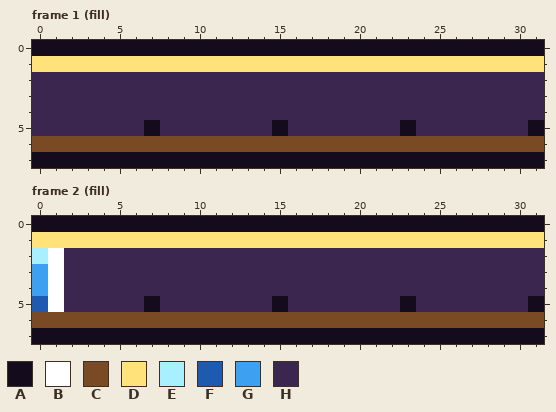
A pixel-art file gets an edit: projects/007_survivors/art/hud_xp.aseprite. That is the earlier state.
32x8 pixels, 17 frames. Shown: frame 1 (fill), frame 2 (fill). The commit also changed other frames, which this record leaves out.
Palette (. is transparent): A #140c1c  B #ffffff  C #7a4a24  D #ffe27a  E #a8f0ff  F #1e5ab0  G #3ea0f0  H #3b2650
Pixels before, frame 1 (fill), first column x 0:
0 AAAAAAAAAAAAAAAAAAAAAAAAAAAAAAAA
1 DDDDDDDDDDDDDDDDDDDDDDDDDDDDDDDD
2 HHHHHHHHHHHHHHHHHHHHHHHHHHHHHHHH
3 HHHHHHHHHHHHHHHHHHHHHHHHHHHHHHHH
4 HHHHHHHHHHHHHHHHHHHHHHHHHHHHHHHH
5 HHHHHHHAHHHHHHHAHHHHHHHAHHHHHHHA
6 CCCCCCCCCCCCCCCCCCCCCCCCCCCCCCCC
7 AAAAAAAAAAAAAAAAAAAAAAAAAAAAAAAA
Pixels before, frame 2 (fill), first column x 0:
0 AAAAAAAAAAAAAAAAAAAAAAAAAAAAAAAA
1 DDDDDDDDDDDDDDDDDDDDDDDDDDDDDDDD
2 EBHHHHHHHHHHHHHHHHHHHHHHHHHHHHHH
3 GBHHHHHHHHHHHHHHHHHHHHHHHHHHHHHH
4 GBHHHHHHHHHHHHHHHHHHHHHHHHHHHHHH
5 FBHHHHHAHHHHHHHAHHHHHHHAHHHHHHHA
6 CCCCCCCCCCCCCCCCCCCCCCCCCCCCCCCC
7 AAAAAAAAAAAAAAAAAAAAAAAAAAAAAAAA
After the commit:
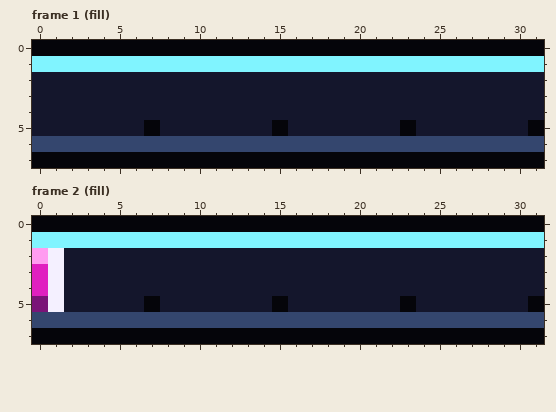
Diff:
colour A: #140c1c -> #05050a
colour B: #ffffff -> #f4f0ff
colour C: #7a4a24 -> #34466e
colour D: #ffe27a -> #80f4ff
colour E: #a8f0ff -> #ff9cf0
colour F: #1e5ab0 -> #7a1478
colour G: #3ea0f0 -> #e020c0
colour H: #3b2650 -> #14162c
Where, in picture pixels (left, top, right, bottom), the same in both pictures:
changed: (32, 40, 544, 168)
changed: (32, 216, 544, 344)
